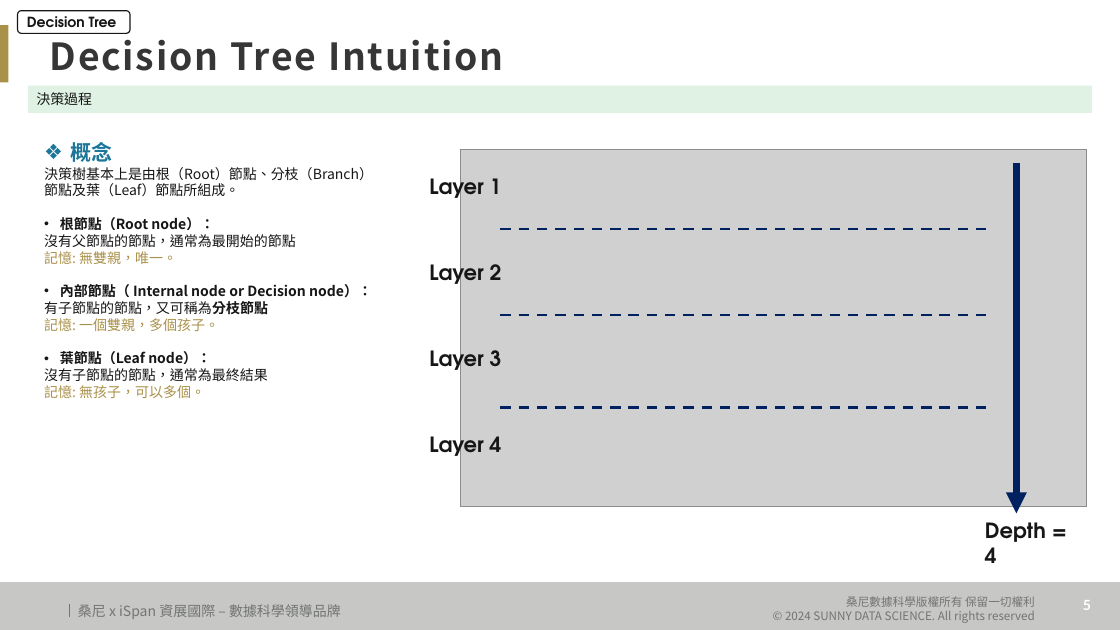
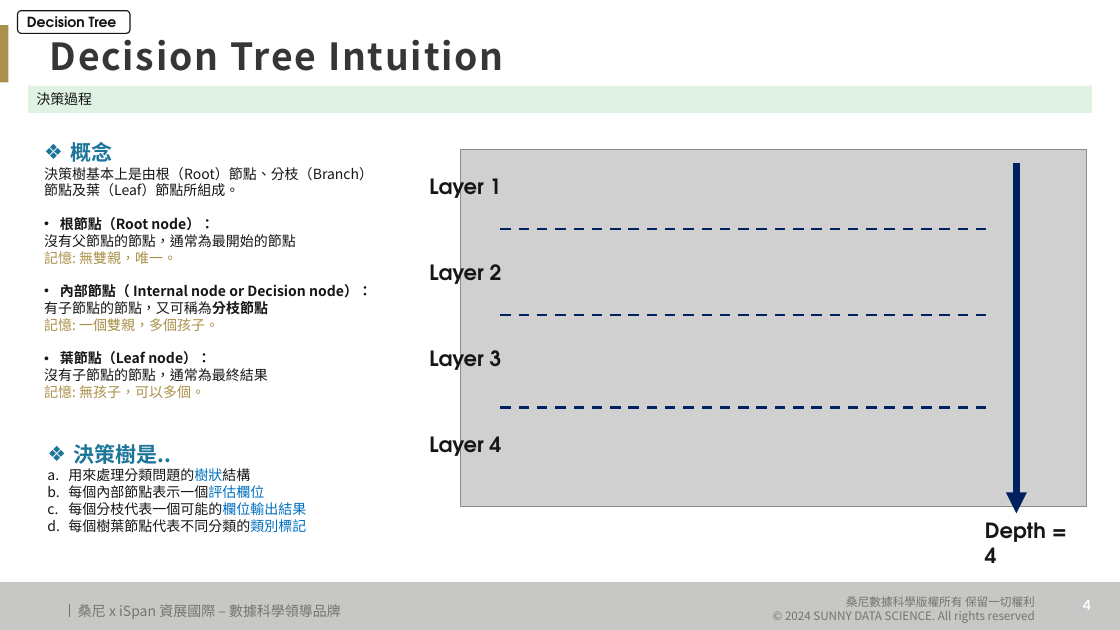
Before and after one commit to Zenobia000/MachineLearning-ds-fundamental, a slide deck: slide 4 of 教材/機器學習/classification/decision_tree.pptx (slide 5 before the commit). Drawn at 1120x630 pixels with LibreOffice and Linux fonts; fonts in the diff are those of the drawing; grey boxes stand for pictures; background and template pictures are left out. Boxes give left, top, right and bottom in pixels: in the first picture for what was removed or moved away, otherwise in the second. Text is boxed around its words. In the diff, an @@ line names an element or a change of style, - is before the commit and + after.

```diff
--- a/教材/機器學習/classification/decision_tree.pptx
+++ b/教材/機器學習/classification/decision_tree.pptx
@@ text added at <box>68,444,306,532</box>, 12 pt, text #161616 @@
+❖ 決策樹是..
+a. 用來處理分類問題的樹狀結構
+b. 每個內部節點表示一個評估欄位
+c. 每個分枝代表一個可能的欄位輸出結果
+d. 每個樹葉節點代表不同分類的類別標記
@@ page number at <box>1083,600,1091,610</box>: text changed @@
-5
+4
```
Also in this commit, not shown: 4 other slides changed, 2 slides added.
